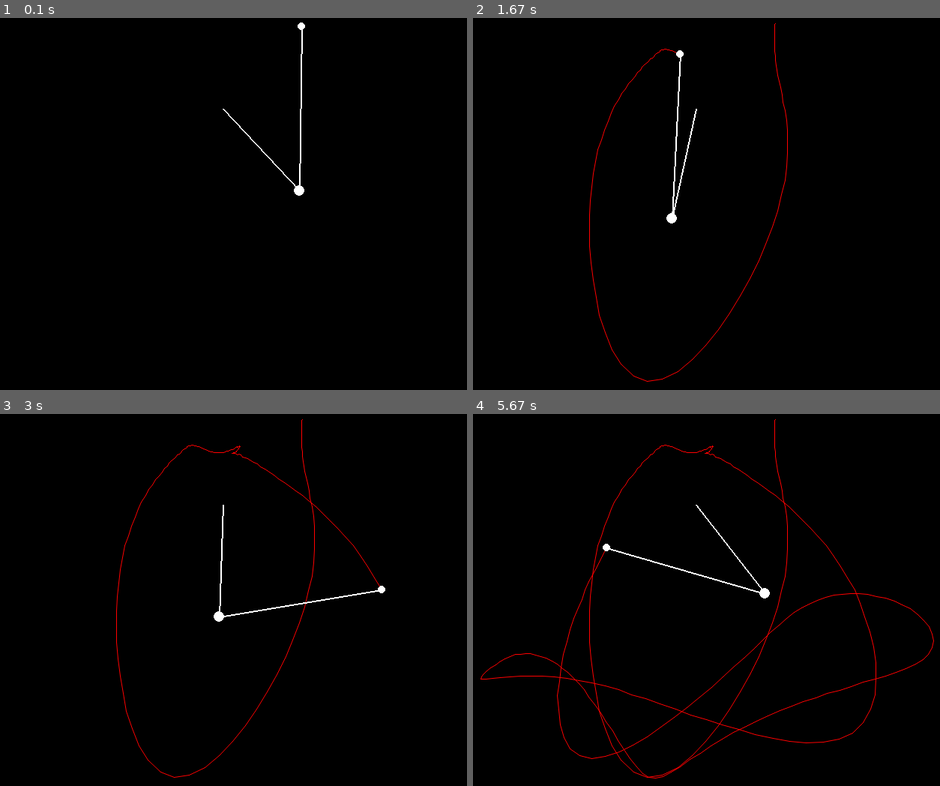
Above: before the commit, frames 1-4 (two rows, left to right).
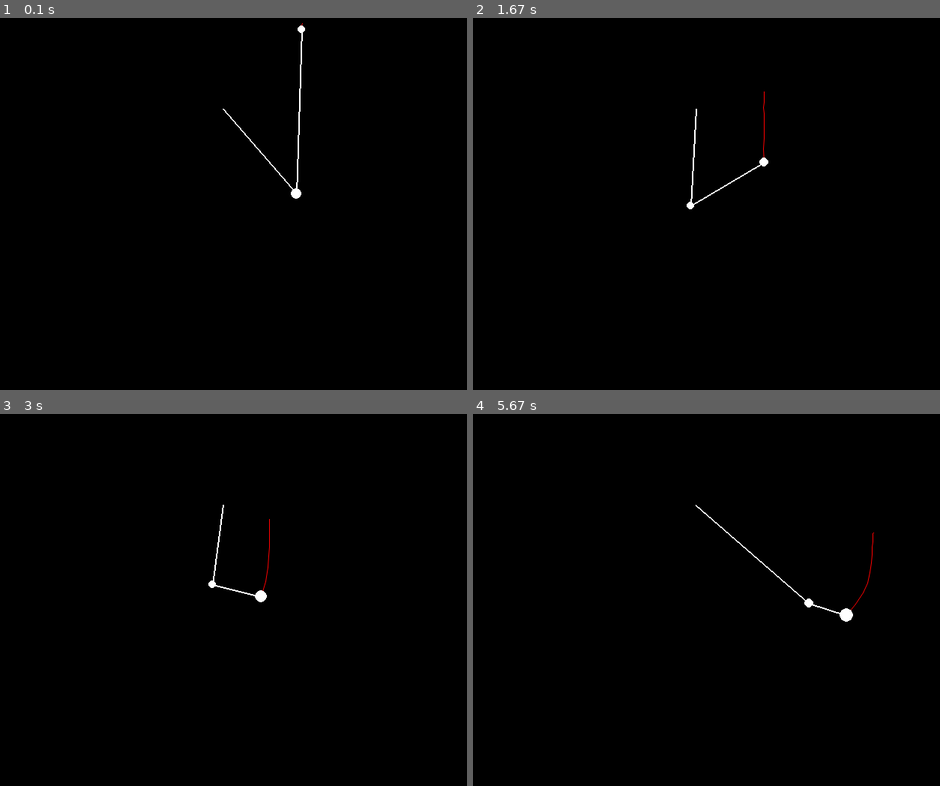
Above: after the commit, the same moments.

Repository: LittleFinchy/mini-pygames
Game: pygame game, started from double_pendulum/main.py
The game is run twice, just before and just after one commit, with the same random seed, the same clock (stepped at 60 frames per second) and the same inputs.
Inputs (mouse positions are in pixels of both pictures, inside the frame that each line leads up to):
- Up to frame 1 (0.1 s): no input
- Up to frame 2 (1.67 s): press the mouse at (697, 148) at 0.37 s; move the mouse to (627, 129) at 0.47 s; release the mouse at (552, 114) at 0.6 s; click (753, 241) at 0.72 s; click (916, 319) at 1.05 s; click (outside the picture) at 1.38 s
- Up to frame 3 (3 s): click (224, 577) at 1.72 s; click (outside the picture) at 2.05 s; click (429, 663) at 2.38 s; click (28, 562) at 2.72 s
- Up to frame 4 (5.67 s): click (outside the picture) at 3.05 s; click (552, 611) at 3.38 s; click (911, 640) at 3.72 s; click (515, 726) at 4.05 s; click (510, 540) at 4.38 s; click (729, 670) at 4.72 s; click (804, 704) at 5.05 s; click (487, 715) at 5.38 s

The runs differ from the first frame. In frame 1, 0.4% of the frame differs, in the area x 48-66%, y 1-49%; in frame 2, 1.1%; in frame 3, 1.2%; in frame 4, 2.4%, in the area x 1-99%, y 1-98%.

Commit message:
curve table init

Diff:
--- /dev/null
+++ b/curve_table/grid.py
@@ -0,0 +1,48 @@
+import pygame, math
+from shape import Shape
+
+class Grid:
+    def __init__(self, size):
+        self.cols, self.rows = size
+        self.shapes = [[]]
+        self.x_spacing = pygame.display.get_surface().get_size()[0] / self.cols
+        self.y_spacing = pygame.display.get_surface().get_size()[1] / self.rows
+        self.delta = 0
+        self.rate = math.pi / 100
+
+        for i in range(self.cols):
+            self.shapes.append([])
+            for j in range(self.rows):
+                if i ^ j:
+                    self.shapes[i].append(Shape(i*self.x_spacing, j*self.y_spacing, self.x_spacing, self.y_spacing, max(i,j)))
+                else:
+                    self.shapes[i].append(Shape(i*self.x_spacing, j*self.y_spacing, self.x_spacing, self.y_spacing))
+
+    def update(self):
+        self.delta += self.rate
+        for i in range(self.cols):
+            for j in range(self.rows):
+                shape = self.shapes[i][j]
+                if i and j: # for shapes that are not on the edge of the grid
+                    x = self.shapes[i][0].cx
+                    y = self.shapes[0][j].cy
+                    shape.update(x, y)
+                else: # edge cases of grid
+                    newdelta = shape.speed * self.delta
+                    x, y = shape.x + shape.w / 2 + math.cos(newdelta) * shape.w / 2, shape.y + shape.h / 2 + math.sin(newdelta) * shape.h / 2
+                    shape.update(x, y)
+
+    def show(self, win):
+        # draw vertical lines
+        for i in range(0, self.cols):
+            pygame.draw.line(win, (155,155,155), (i*self.x_spacing,0), (i*self.x_spacing, pygame.display.get_surface().get_size()[1]))
+
+        # draw horizontal lines
+        for i in range(0, self.rows):
+            pygame.draw.line(win, (155,155,155), (0,i*self.y_spacing), (pygame.display.get_surface().get_size()[0],i*self.y_spacing))
+
+        # show each cell
+        for i in range(self.cols):
+            for j in range(self.rows):
+                if i or j:
+                    self.shapes[i][j].show(win)
--- /dev/null
+++ b/curve_table/main.py
@@ -0,0 +1,41 @@
+import pygame, os, math
+from grid import Grid
+
+os.environ['SDL_VIDEO_CENTERED']='1'
+pygame.init()
+
+width, height = 800, 800
+fps = 30
+win = pygame.display.set_mode((width,height))
+clock = pygame.time.Clock()
+
+### colors
+WHITE = (255,255,255)
+BLACK = (0,0,0)
+
+
+### make grid --> fill grid with shapes
+gridSize = (10,10)
+grid = Grid(gridSize)
+
+run = True
+while run:
+    clock.tick(fps)
+
+    pygame.display.update()
+    win.fill(BLACK)
+
+    for event in pygame.event.get():
+        if event.type == pygame.QUIT:
+            run = False
+        if event.type == pygame.MOUSEBUTTONUP:
+            grid = Grid(gridSize)
+
+    if grid.delta >= 2 * math.pi:
+        grid = Grid(gridSize)
+
+    grid.show(win)
+    grid.update()
+
+
+pygame.quit()
--- /dev/null
+++ b/curve_table/shape.py
@@ -0,0 +1,26 @@
+import pygame
+
+class Shape:
+    def __init__(self, x, y, w, h, speed = 0):
+        self.x = x
+        self.y = y
+        self.w = w
+        self.h = h
+        self.speed = speed
+
+        self.cx = 0
+        self.cy = 0
+        self.lines = []
+
+    def update(self, newX, newY):
+        self.cx = newX
+        self.cy = newY
+        self.lines.append((self.cx, self.cy))
+
+
+
+    def show(self, win):
+        if len(self.lines) > 1:
+            pygame.draw.aalines(win, (255,255,255), False, self.lines)
+        circle = (int(self.cx), int(self.cy))
+        pygame.draw.circle(win, (255,0,0), circle, 3)
--- a/double_pendulum/main.py
+++ b/double_pendulum/main.py
@@ -1,6 +1,7 @@
 import pygame
 import os
 import math
+import random
 from pygame.locals import *
 from rope import Rope
 
@@ -15,13 +16,16 @@
 
 mid = pygame.display.get_surface().get_size()[0] // 2
 start_y = pygame.display.get_surface().get_size()[1] // 2
+
 r1 = 150
 r2 = 220
 a1 = math.pi/4
 a2 = math.pi
 m1 = 30
 m2 = 20
-g = 1
+g = 2
+
+
 
 line_1 = Rope(mid, start_y, r1, a1, m1)
 line_2 = Rope(line_1.x2, line_1.y2, r2, a2, m2)
@@ -69,6 +73,17 @@
     for event in pygame.event.get():
         if event.type == pygame.QUIT:
             run = False
+        if event.type == pygame.MOUSEBUTTONUP:
+            g = 2
+            r1 = random.randint(50,200)
+            r2 = random.randint(50,200)
+            a1 = math.pi / random.randint(1,5)
+            a2 = math.pi / random.randint(1,5)
+            m1 = random.randint(10,40)
+            m2 = random.randint(10,40)
+            line_1 = Rope(mid, start_y, r1, a1, m1)
+            line_2 = Rope(line_1.x2, line_1.y2, r2, a2, m2)
+            paint_points = []
 
     pygame.display.update()
     win.fill((0,0,0))
